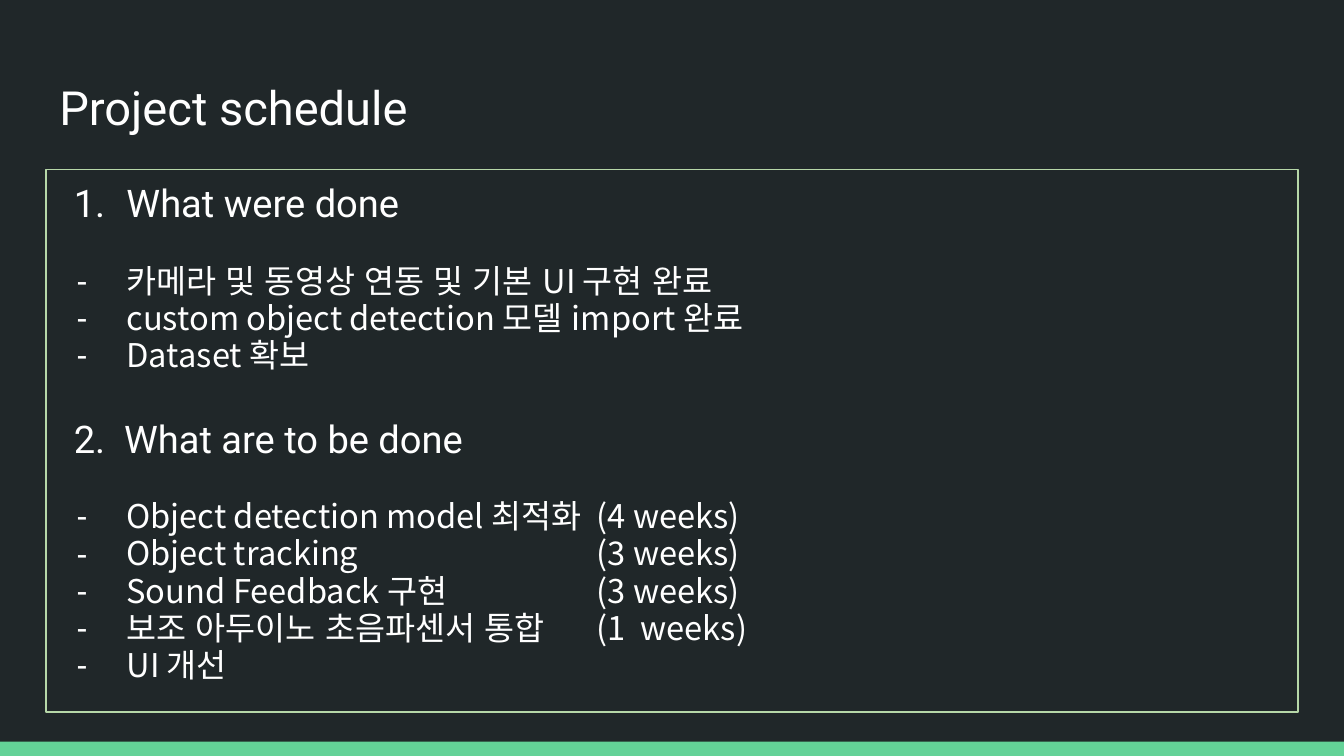
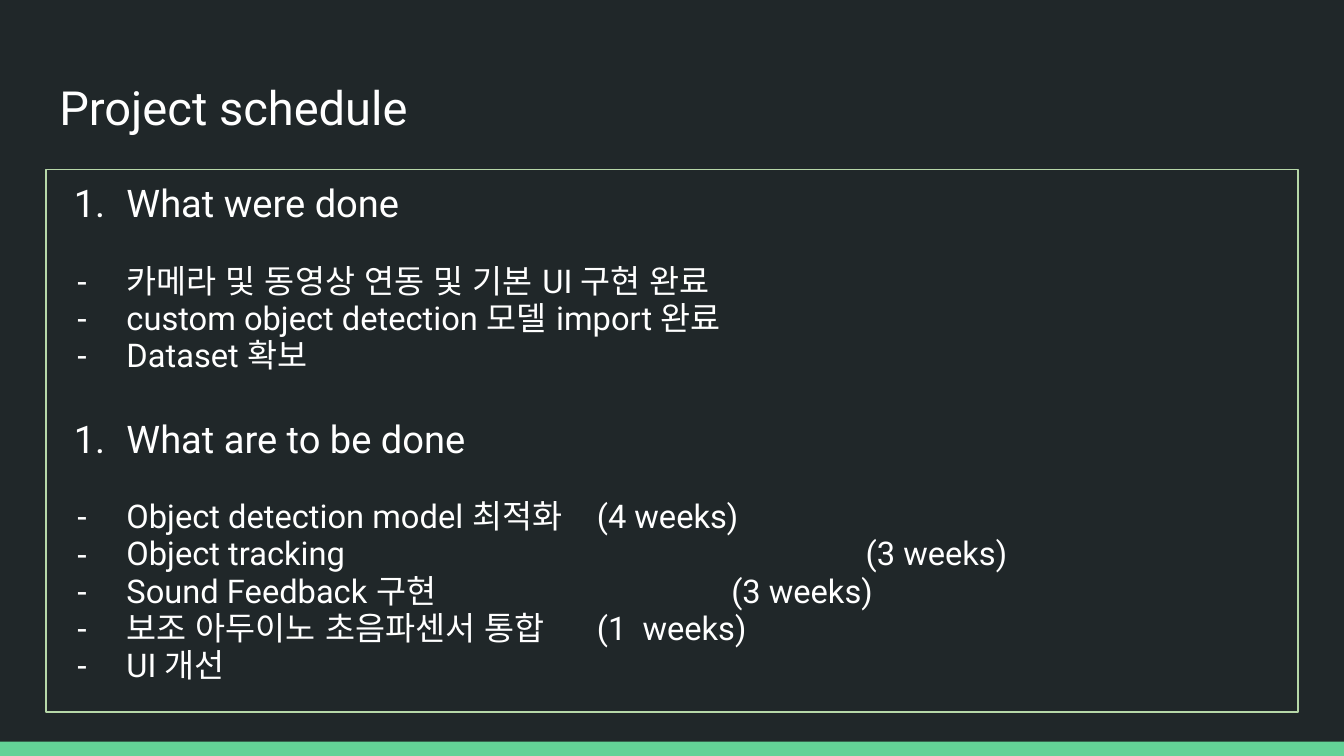
Before and after one commit to JinhwanSul/GuardianEyes, a slide deck: slide 9 of slides/Guardian eyes Midterm presentation.pptx. Drawn at 1344x756 pixels with LibreOffice and Linux fonts; fonts in the diff are those of the drawing. Boxes give left, top, right and bottom in pixels: in the first picture for what was removed or moved away, otherwise in the second. Text is boxed around its words. In the diff, an @@ line names an element or a change of style, - is before the commit and + after.

```diff
--- a/slides/Guardian eyes Midterm presentation.pptx
+++ b/slides/Guardian eyes Midterm presentation.pptx
@@ text at <box>126,266,721,680</box>: font Noto Sans CJK KR to Roboto in "카메라 및 동영상 연동 및 기본 UI ...", "custom object detection 모델 import 완료", "Dataset 확보", "Object detection model 최적화 (4 weeks)" and 4 more places @@
@@ text at <box>126,424,465,454</box>: text changed @@
-2. What are to be done
+1. What are to be done
```
Also in this commit, not shown: 10 other slides changed, 1 other file.
